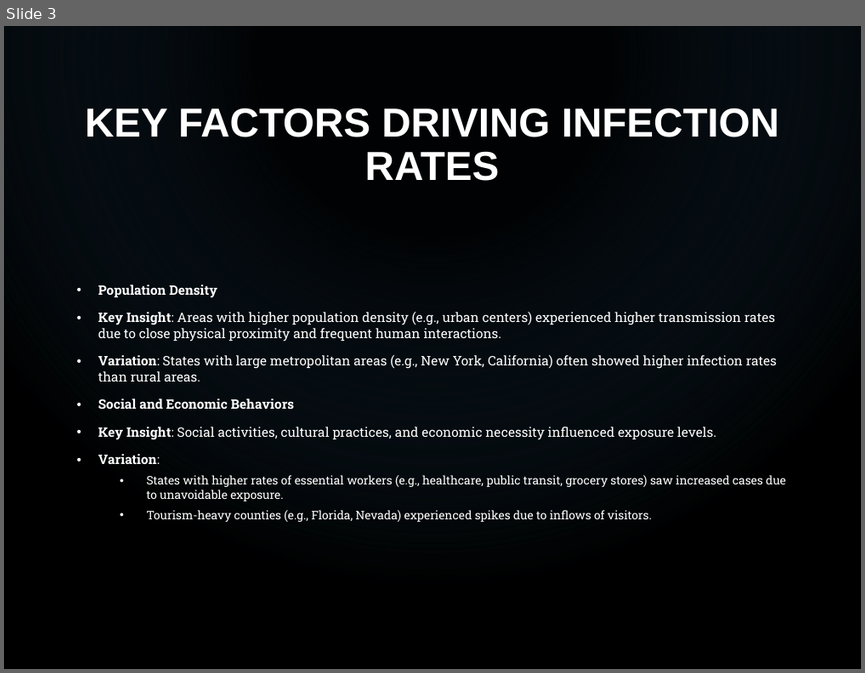
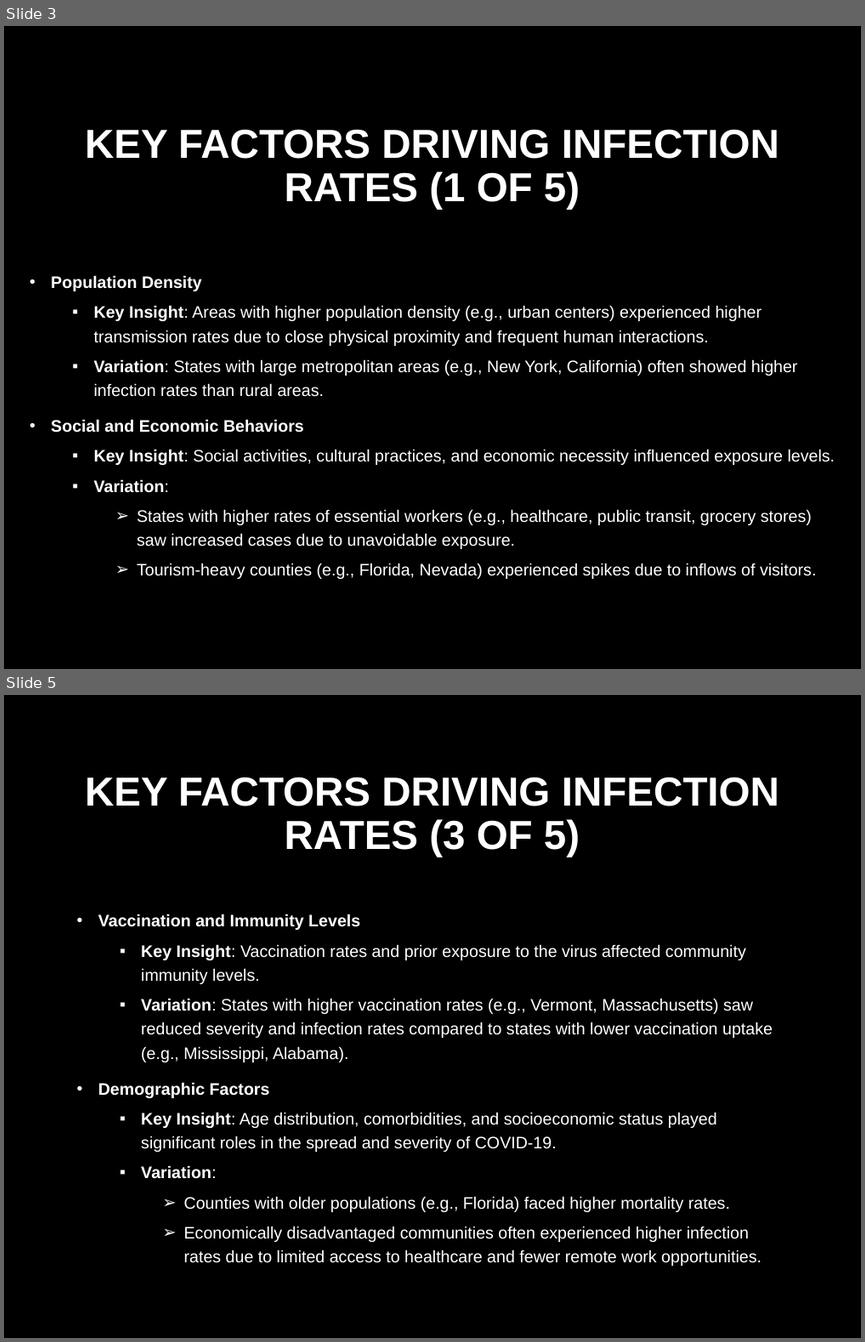
Before and after one commit to ryancmedina/project-one, a slide deck: Infection_Trends_COVID19_Presentation.pptx. Shown one above the other, each under a label of ours: slide 3 before the commit, slides 3 and 5 after it; the slides between them are not shown. The pictures are 865x673 and 865x1342 pixels, drawn with LibreOffice and Linux fonts; fonts in the diff are those of the drawing; background and template pictures are left out. Boxes give left, top, right and bottom in pixels: in the first picture for what was removed or moved away, otherwise in the second. Text is boxed around its words. In the diff, an @@ line names an element or a change of style, - is before the commit and + after.

```diff
--- a/Infection_Trends_COVID19_Presentation.pptx
+++ b/Infection_Trends_COVID19_Presentation.pptx
@@ slide 5 added at (4,695,861,1338), background picture (left out) @@
@@ title added at (85,777,779,857), 34 pt, text #FFFFFF, bold @@
+KEY FACTORS DRIVING INFECTION RATES (3 OF 5)
@@ text added at (98,913,772,1265), 14 pt, text #FFFFFF @@
+• Vaccination and Immunity Levels
+  ▪ Key Insight: Vaccination rates and prior exposure to the virus affected community immunity levels.
+  ▪ Variation: States with higher vaccination rates (e.g., Vermont, Massachusetts) saw reduced severity and infection rates compared to states with lower vaccination uptake (e.g., Mississippi, Alabama).
+• Demographic Factors
+  ▪ Key Insight: Age distribution, comorbidities, and socioeconomic status played significant roles in the spread and severity of COVID-19.
+  ▪ Variation:
+    ➢ Counties with older populations (e.g., Florida) faced higher mortality rates.
+    ➢ Economically disadvantaged communities often experienced higher infection rates due to limited access to healthcare and fewer remote work opportunities.
@@ slide 3 changed as well @@
@@ rectangle removed at (4,26,861,669) @@
@@ title at (85,129,779,210): text changed @@
-KEY FACTORS DRIVING INFECTION RATES
+KEY FACTORS DRIVING INFECTION RATES (1 OF 5)
@@ text "Population Density": place and size @@
-text "Population Density" at (98,284,786,522)
+text "Population Density" at (51,275,835,578)
@@ text "Population Density" at (51,275,835,578): size 11 to 14 pt in "Population Density", "Key Insight: Areas with higher population density ...", "Variation: States with large metropolitan areas (e.g., ...", "Social and Economic Behaviors" and 2 more places; font Roboto Slab to Arial; size 9.9 to 14 pt in "States with higher rates of essential workers ...", "Tourism-heavy counties (e.g., Florida, Nevada) experienced s ..."; line spacing 1 to 1.2; bullet • to ▪; list level 1 to 2 in "Key Insight: Areas with higher ..."; list level 1 to 2 in "Variation: States with large metropolitan ..."; list level 1 to 2 in "Key Insight: Social activities, cultural ..."; list level 1 to 2 in "Variation:"; bullet • to ➢; list level 2 to 3 in "States with higher rates of ..."; list level 2 to 3 in "Tourism-heavy counties (e.g., Florida, Nevada) ..." @@
```
Also in this commit, not shown: 4 other slides changed, 15 other slides added, 2 slides removed.
